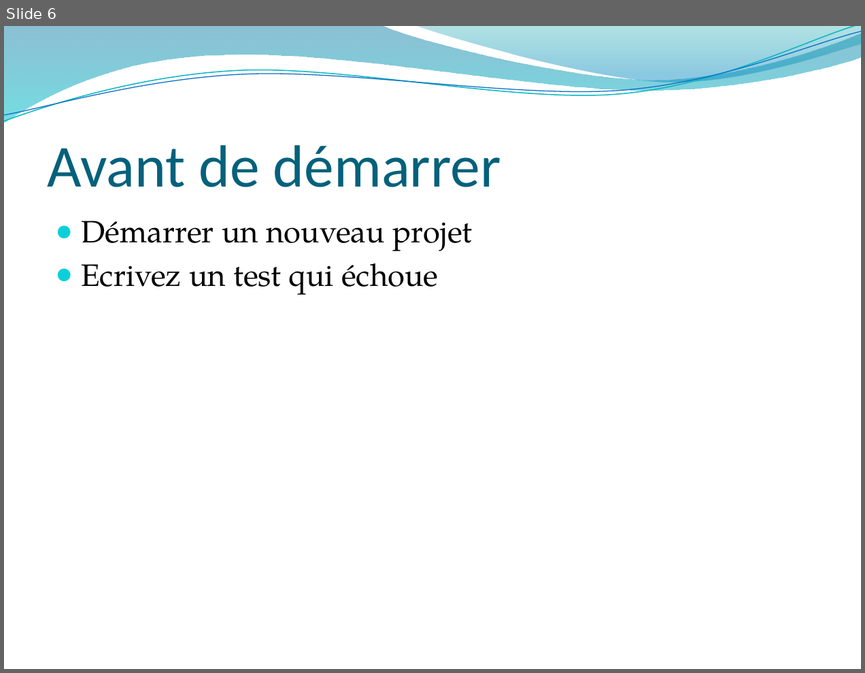
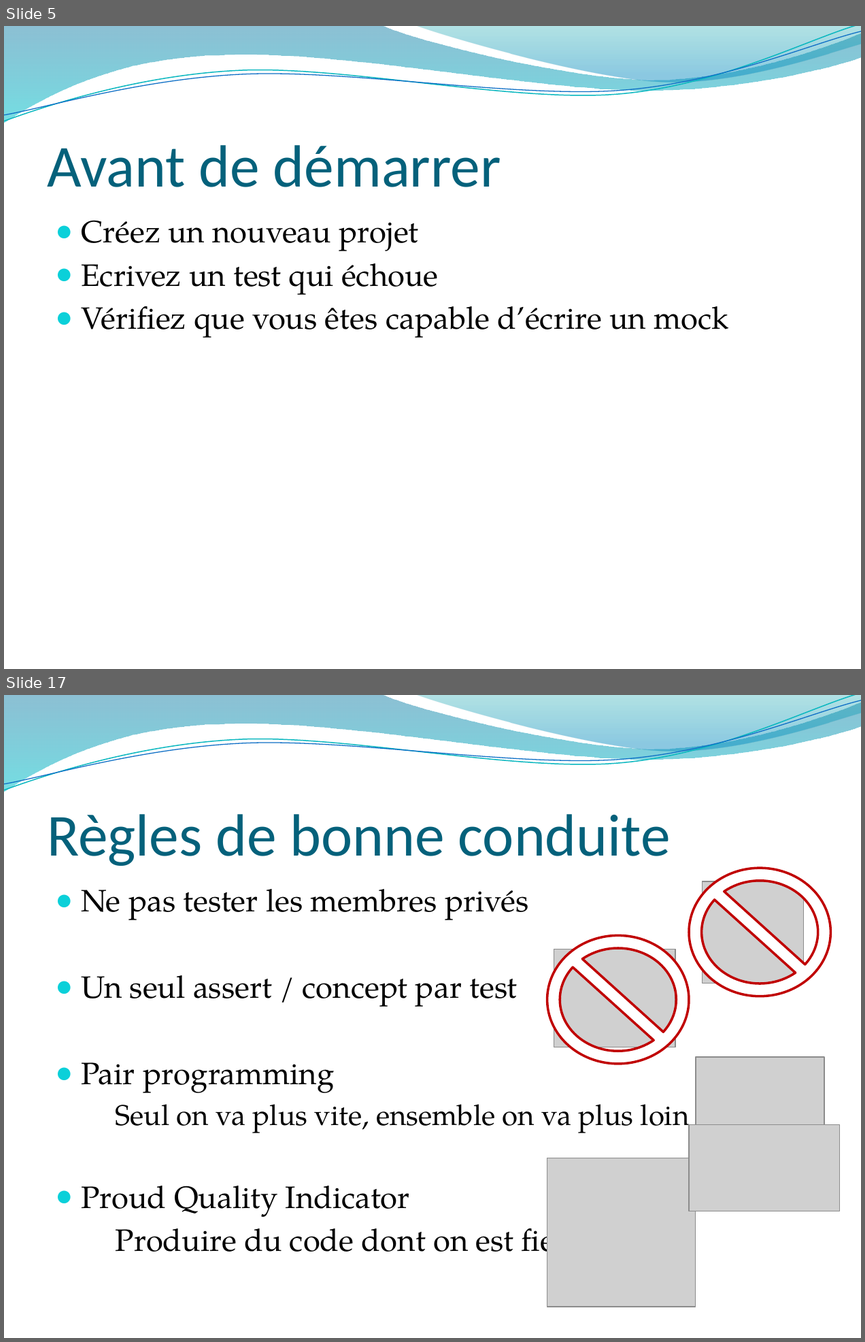
Before and after one commit to mathieucans/TDD.Trainig, a slide deck: docs/Introduction au TDD.2016.pptx. Shown one above the other, each under a label of ours: slide 6 before the commit, slides 5 and 17 after it; the slides between them are not shown. The pictures are 865x673 and 865x1342 pixels, drawn with LibreOffice and Linux fonts; fonts in the diff are those of the drawing; grey boxes stand for pictures; background and template pictures are left out. Boxes give left, top, right and bottom in pixels: in the first picture for what was removed or moved away, otherwise in the second. Text is boxed around its words. In the diff, an @@ line names an element or a change of style, - is before the commit and + after.

```diff
--- a/docs/Introduction au TDD.2016.pptx
+++ b/docs/Introduction au TDD.2016.pptx
@@ slide 17 added at box(4, 695, 861, 1338), background picture (left out); not listed: 4 template elements that a slide beside it also shows @@
@@ title added at box(47, 814, 670, 866), 50 pt, text #04617B @@
+Règles de bonne conduite
@@ no-entry sign added at box(689, 868, 830, 997), fill #FFFFFF, outline #C00000 2 pt @@
@@ text added at box(81, 889, 689, 1263), 26 pt, text #000000 @@
+● Ne pas tester les membres privés
+● Un seul assert / concept par test
+● Pair programming
+  Seul on va plus vite, ensemble on va plus loin
+● Proud Quality Indicator
+  Produire du code dont on est fier
@@ picture added at box(702, 882, 804, 984) @@
@@ no-entry sign added at box(547, 936, 689, 1064), fill #FFFFFF, outline #C00000 2 pt @@
@@ picture added at box(554, 949, 676, 1047) @@
@@ picture added at box(696, 1057, 824, 1154) @@
@@ picture added at box(689, 1124, 839, 1211) @@
@@ picture added at box(547, 1157, 696, 1306) @@
@@ what was slide 6 is now slide 5 @@
@@ slide 5 changed as well @@
@@ text at box(81, 220, 418, 251): text changed @@
-● Démarrer un nouveau projet
+● Créez un nouveau projet
@@ text at box(81, 305, 729, 337): paragraph added @@
+● Vérifiez que vous êtes capable d’écrire un mock
```
Also in this commit, not shown: 9 other slides changed, 18 other slides added, 8 slides removed.
